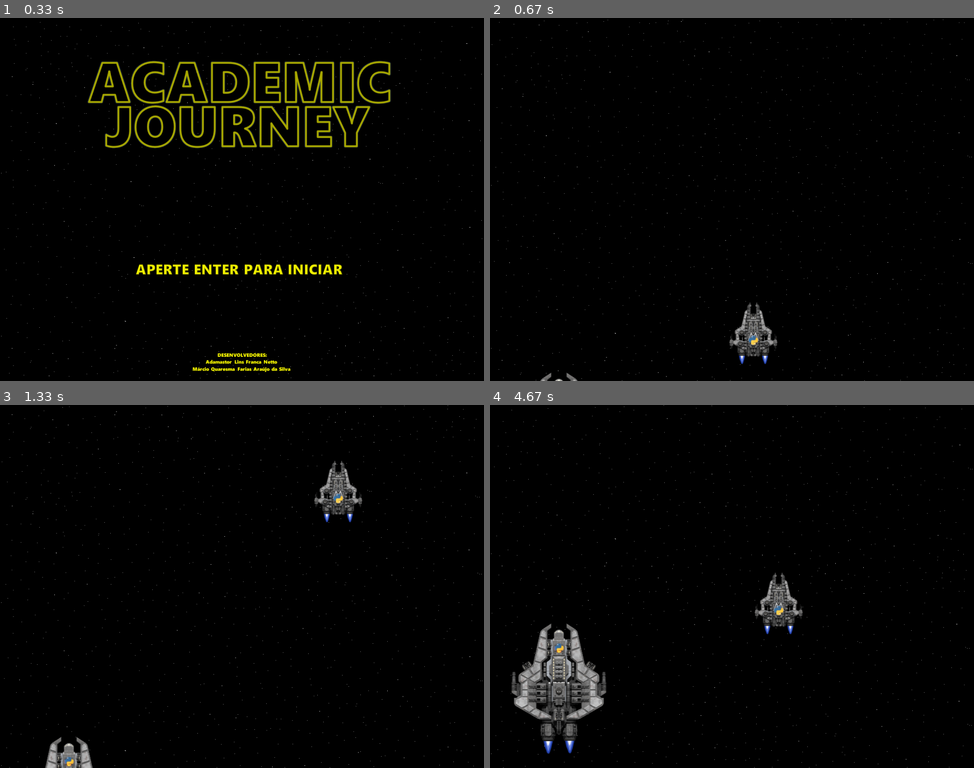
Above: before the commit, frames 1-4 (two rows, left to right).
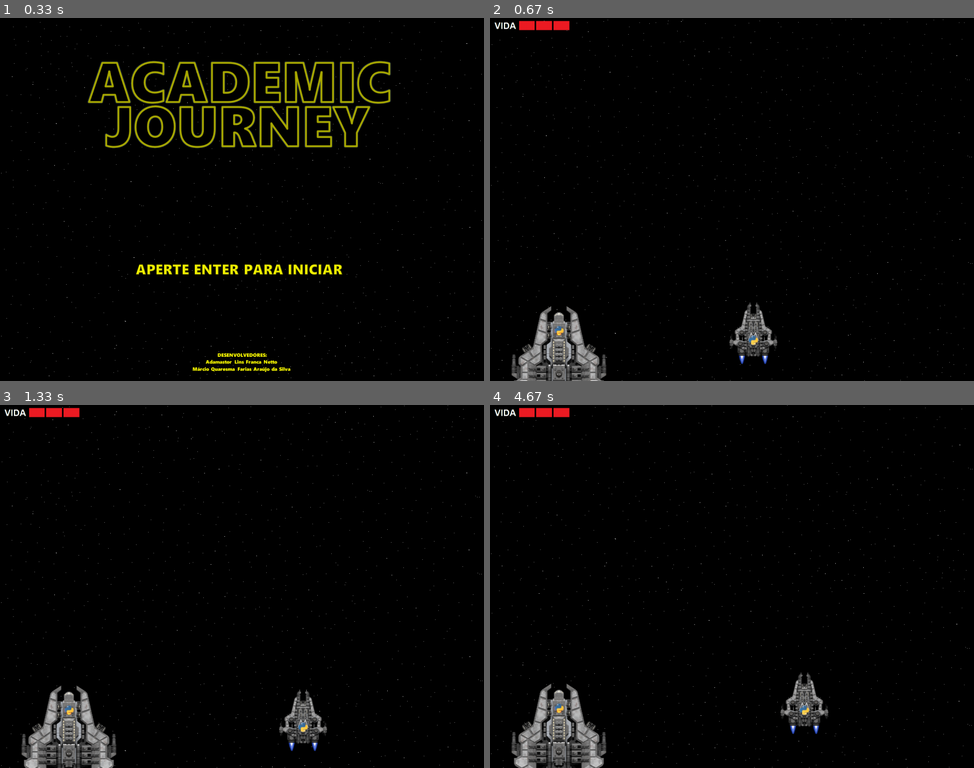
Above: after the commit, the same moments.

Repository: EpotatoJoga/jogo-academic-journey-pygame
Game: pygame game, started from main.py
Two runs of this game, one before a commit and one after it. Both use one fixed random seed, a clock stepped at 60 frames per second and the inputs below.
Inputs (mouse positions are in pixels of both pictures, inside the frame that each line leads up to):
- Up to frame 1 (0.33 s): no input
- Up to frame 2 (0.67 s): tap Enter at 0.33 s
- Up to frame 3 (1.33 s): hold 4 0.67-1.13 s; hold D 0.67-1.13 s; move the mouse to (125, 590) at 0.7 s; hold D from 1.17 s (still down); move the mouse to (314, 459) at 1.2 s
- Up to frame 4 (4.67 s): release D at 1.63 s; hold W 1.67-1.97 s; move the mouse to (741, 463) at 1.7 s; tap 4 at 1.82, 3.22, 4.38 s; hold D 2-2.47 s; move the mouse to (736, 626) at 2.03 s; tap 1 at 2.15, 3.55 s; hold A 2.5-3.03 s; move the mouse to (857, 644) at 2.53 s; hold S 3.07-3.37 s; move the mouse to (857, 553) at 3.1 s; hold A 3.4-3.8 s; move the mouse to (906, 557) at 3.43 s; hold W 3.83-4.2 s; move the mouse to (901, 655) at 3.87 s; hold D from 4.23 s (still down); move the mouse to (751, 571) at 4.27 s

Frame 1 is identical in both runs. In frame 2, 2.7% of the frame differs, in the area x 0-24%, y 0-100%; in frame 3, 4.7%; in frame 4, 7.2%, in the area x 0-70%, y 0-100%.

Commit message:
2604211002

Diff:
--- a/game.py
+++ b/game.py
@@ -1,5 +1,5 @@
 import pygame
-from obj import Obj,Nave
+from obj import Obj, Nave, Comando
 
 class Game:
 
@@ -8,8 +8,9 @@
         self.bg = Obj("assets/espaco.png",0,0)
         self.bg2 = Obj("assets/espaco.png", 0, -960)
         self.nave = Nave("assets/nave1.png",630,750)
-        self.comando = Obj("assets/comando1.png",50,960)
-        self.dial1 = Obj("assets/dialogo1.png",-400,220)
+        self.comando = Comando("assets/comando1.png",50,760)
+        #self.dial1 = Obj("assets/dialogo1.png",-400,220)
+        self.vida = Obj("assets/vida3.png",0,0)
         self.change_scene = False
 
     def draw(self,window):
@@ -17,26 +18,18 @@
         self.bg2.draw(window)
         self.nave.draw(window)
         self.comando.draw(window)
-        self.dial1.draw(window)
+        #self.dial1.draw(window)
+        self.vida.draw(window)
 
     def update(self):
         self.move_bg()
         self.nave.amin("nave",2,2)
-        self.move_comando()
+        self.comando.amin("comando",2,2)
 
     def move_bg(self):
         self.bg.sprite.rect[1] += 4
         self.bg2.sprite.rect[1] += 4
-
         if self.bg.sprite.rect[1] >= 960:
             self.bg.sprite.rect[1] = 0
         if self.bg2.sprite.rect[1] >= 0:
             self.bg2.sprite.rect[1] = -960
-
-    def move_comando(self):
-        self.comando.sprite.rect[1] -= 3
-        if self.comando.sprite.rect[1] <= 570:
-            self.comando.sprite.rect[1] = 570
-            self.dial1.sprite.rect[0] += 500
-        if self.dial1.sprite.rect[0] >= 40:
-            self.dial1.sprite.rect[0] = 40
--- a/main.py
+++ b/main.py
@@ -26,6 +26,7 @@
                 self.loop = False
             self.menu.events(events)
             self.game.nave.move_nave(events)
+            self.game.comando.move_comando(events)
 
     def update(self):
         while self.loop:
--- a/menu.py
+++ b/menu.py
@@ -14,4 +14,3 @@
         if event.type == pygame.KEYDOWN:
             if event.key == pygame.K_RETURN:
                 self.change_scene = True
-                print("ENTER",self.change_scene)
--- a/obj.py
+++ b/obj.py
@@ -12,6 +12,12 @@
         self.sprite.rect[1] = y
         self.frame = 1
         self.tick = 0
+        self.moveup = False
+        self.movedown = False
+        self.moveleft = False
+        self.moveright = False
+        self.movecomandup = False
+        self.movecomanddown = False
 
     def draw(self,window):
         self.group.draw(window)
@@ -31,6 +37,73 @@
         super().__init__(image, x, y)
 
     def move_nave(self, event):
-        if event.type == pygame.MOUSEMOTION:
-            self.sprite.rect[0] = pygame.mouse.get_pos()[0]
-            self.sprite.rect[1] = pygame.mouse.get_pos()[1]
+        if event.type == pygame.KEYDOWN:
+            if event.key == pygame.K_w:
+                self.moveup = True
+        if event.type == pygame.KEYUP:
+            if event.key == pygame.K_w:
+                self.moveup = False
+        if self.moveup:
+            self.sprite.rect[1]-=15
+        else:
+            self.sprite.rect[1]+=0
+
+        if event.type == pygame.KEYDOWN:
+            if event.key == pygame.K_s:
+                self.movedown = True
+        if event.type == pygame.KEYUP:
+            if event.key == pygame.K_s:
+                self.movedown = False
+        if self.movedown:
+            self.sprite.rect[1]+=15
+        else:
+            self.sprite.rect[1]+=0
+
+        if event.type == pygame.KEYDOWN:
+            if event.key == pygame.K_a:
+                self.moveleft = True
+        if event.type == pygame.KEYUP:
+            if event.key == pygame.K_a:
+                self.moveleft = False
+        if self.moveleft:
+            self.sprite.rect[0]-=15
+        else:
+            self.sprite.rect[0]+=0
+
+        if event.type == pygame.KEYDOWN:
+            if event.key == pygame.K_d:
+                self.moveright = True
+        if event.type == pygame.KEYUP:
+            if event.key == pygame.K_d:
+                self.moveright = False
+        if self.moveright:
+            self.sprite.rect[0]+=15
+        else:
+            self.sprite.rect[0]+=0
+
+class Comando(Obj):
+    def __init__(self, image, x, y):
+        super().__init__(image, x, y)
+
+    def move_comando(self,event):
+        if event.type == pygame.KEYDOWN:
+           if event.key == pygame.K_KP4:
+               self.movecomandup = True
+        if event.type == pygame.KEYUP:
+            if event.key == pygame.K_KP4:
+                self.movecomandup = False
+        if self.movecomandup:
+            self.sprite.rect[1]-=5
+        else:
+            self.sprite.rect[1]-=0
+
+        if event.type == pygame.KEYDOWN:
+           if event.key == pygame.K_KP1:
+               self.movecomanddown = True
+        if event.type == pygame.KEYUP:
+            if event.key == pygame.K_KP1:
+                self.movecomanddown = False
+        if self.movecomanddown:
+            self.sprite.rect[1]+=5
+        else:
+            self.sprite.rect[1]+=0
Binary file removed: assets/asteroide1.png
Binary file removed: assets/asteroide2.png
Binary file removed: assets/asteroide3.png
Binary file removed: assets/asteroide4.png
Binary file removed: assets/asteroide5.png
Binary file removed: assets/asteroide6.png
Binary file added: assets/vida1.png
Binary file added: assets/vida2.png
Binary file added: assets/vida3.png
